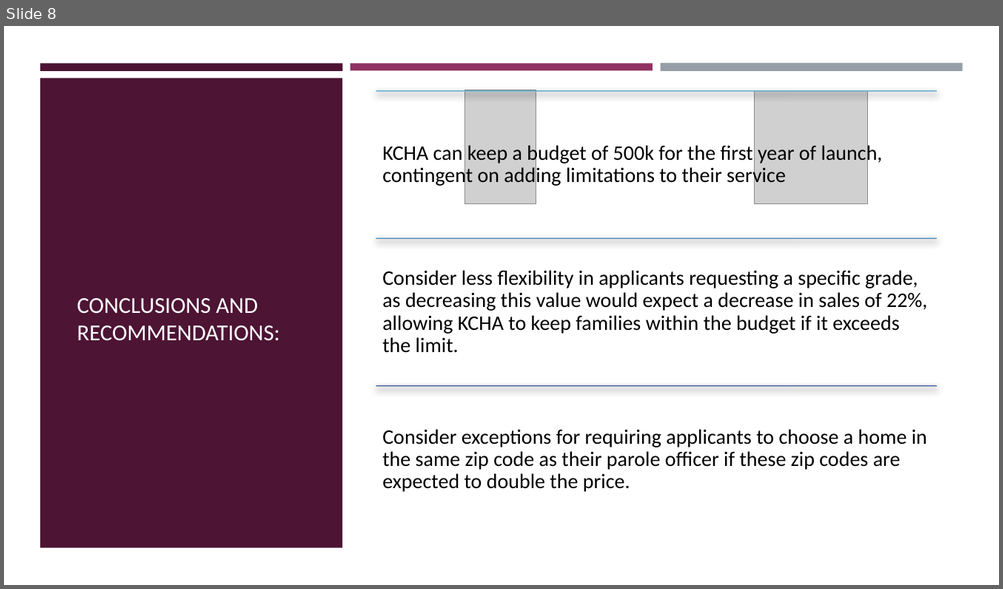
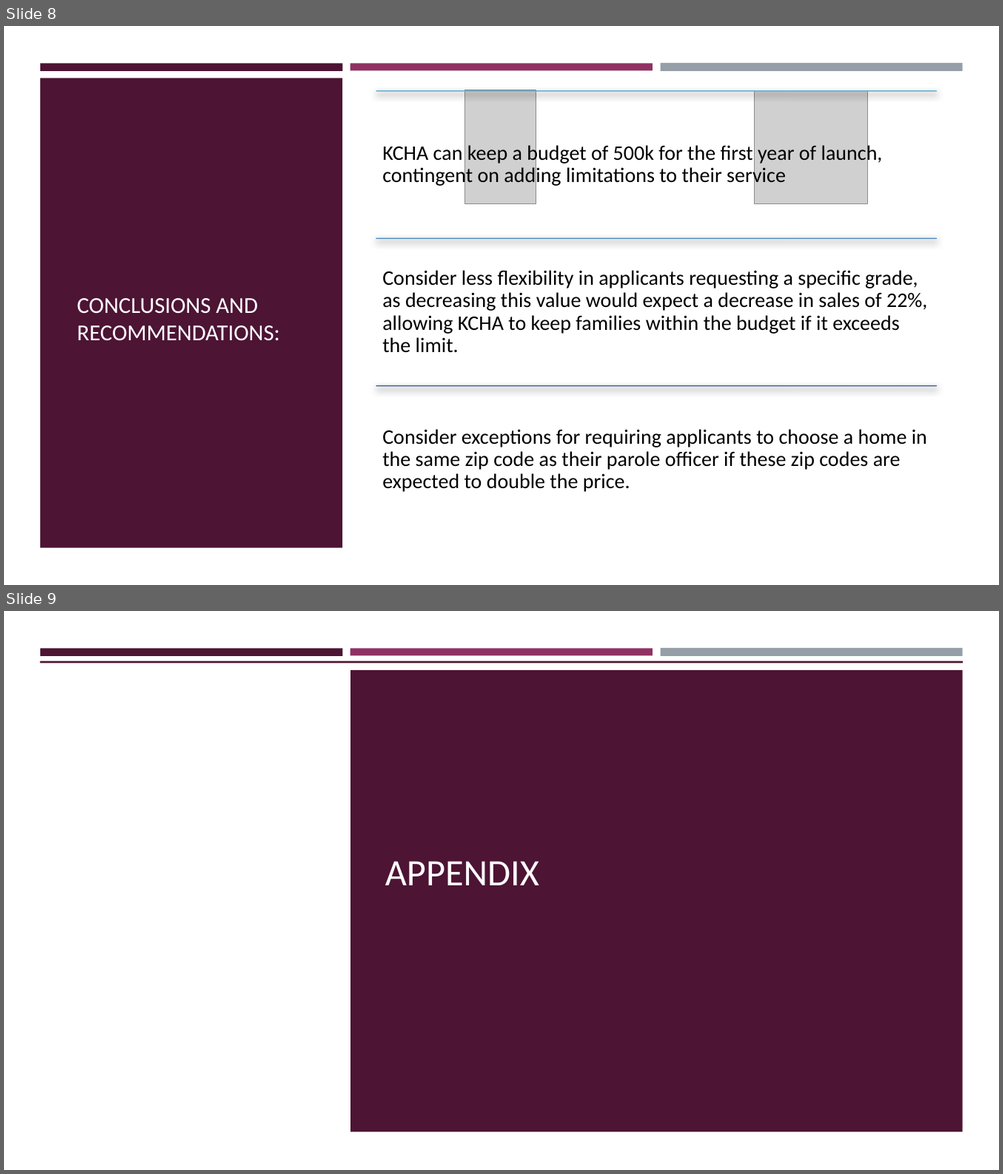
Before and after one commit to sabinabains/dsc-phase-2-project, a slide deck: Phase 2 Project - Sabina Bains - 1.19.22 .pptx. Shown one above the other, each under a label of ours: slide 8 before the commit, slides 8 and 9 after it. The pictures are 1003x589 and 1003x1174 pixels, drawn with LibreOffice and Linux fonts; fonts in the diff are those of the drawing; grey boxes stand for pictures. Boxes give left, top, right and bottom in pixels: in the first picture for what was removed or moved away, otherwise in the second. Text is boxed around its words. In the diff, an @@ line names an element or a change of style, - is before the commit and + after.

```diff
--- a/Phase 2 Project - Sabina Bains - 1.19.22 .pptx
+++ b/Phase 2 Project - Sabina Bains - 1.19.22 .pptx
@@ slide 9 added at box(4, 611, 999, 1170), background #FFFFFF @@
@@ rectangle added at box(40, 648, 343, 655), fill #4D1434 @@
@@ rectangle added at box(350, 648, 652, 655), fill #903163 @@
@@ rectangle added at box(660, 648, 962, 657), fill #969FA7 @@
@@ rectangle added at box(4, 664, 999, 1170), fill #FFFFFF @@
@@ rectangle added at box(40, 661, 963, 758), fill #4D1434 @@
@@ rectangle added at box(350, 670, 962, 1133), fill #4D1434 @@
@@ title added at box(385, 861, 539, 886), 36 pt, text #FFFFFF @@
+APPENDIX
```
Also in this commit, not shown: 5 slides changed, 2 other slides added, 2 other files.
